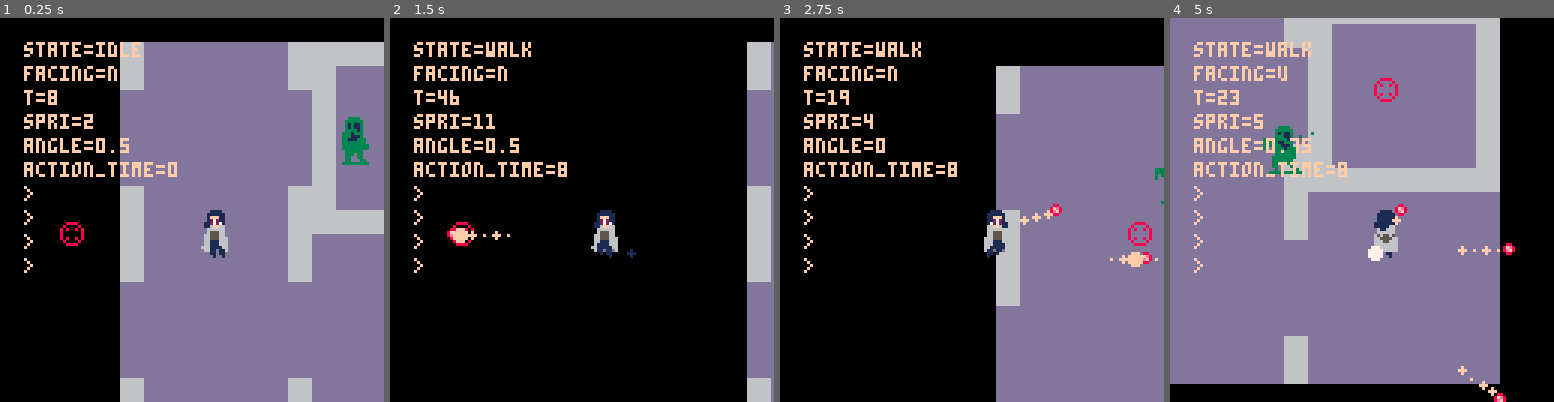
Above: before the commit, frames 1-4 (left to right).
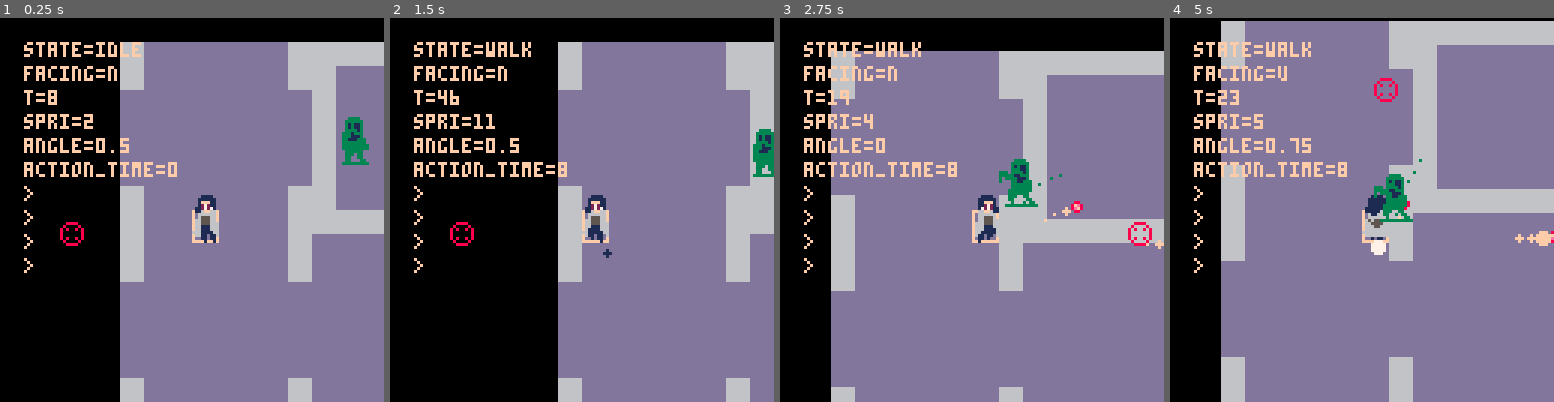
Above: after the commit, the same moments.

Repository: holson1/ffs-game-jam-2021
Game: PICO-8 cartridge build/game_jam.p8
Two runs of this game, one before a commit and one after it. Both use one fixed random seed, a clock stepped at 60 frames per second and the inputs below.
Inputs:
- Up to frame 1 (0.25 s): no input
- Up to frame 2 (1.5 s): tap X (X key) at 0.33, 1.07 s; tap O (Z key) at 0.7 s
- Up to frame 3 (2.75 s): hold Right 1.6-2.1 s; tap O (Z key) at 1.7, 2.1, 2.5 s; tap X (X key) at 1.85 s; hold Up 2.15-2.42 s; hold Right from 2.47 s (still down)
- Up to frame 4 (5 s): tap O (Z key) every 0.4 s from 2.9 to 4.9 s; tap X (X key) at 2.97, 4.08 s; release Right at 3.03 s; hold Left 3.08-3.58 s; hold Down 3.63-3.97 s; hold Right 4.02-4.68 s; hold Up from 4.73 s (still down)

The runs differ from the first frame. In frame 1, 1.0% of the frame differs, in the area x 50-60%, y 46-63%; in frame 2, 49%; in frame 3, 47%; in frame 4, 49%, in the area x 0-100%, y 0-100%.

Commit message:
basic collision

Diff:
--- a/build/game_jam.p8
+++ b/build/game_jam.p8
@@ -429,6 +429,10 @@
     local char={
         x=32,
         y=64,
+        w=8,
+        h=10,
+        xshift=-3,
+        yshift=-5,
         dx=0,
         dy=0,
         last_dx=0,
@@ -476,7 +480,8 @@
         update=update_char,
 
         draw=function(self)
-            spr(self.spr,self.x,self.y,2,2,self.flip)
+            rect(self.x, self.y, self.x + self.w, self.y + self.h)
+            spr(self.spr,self.x + self.xshift,self.y + self.yshift,2,2,self.flip)
         end
     }
     return char
@@ -579,12 +584,31 @@
     local new_xpos = _char.x + _char.dx
     local new_ypos = _char.y + _char.dy
 
-…(4 lines of a section not shown)…
-    _char.x+=_char.dx
-    _char.y+=_char.dy
+    -- to check collision, look at all the walls around the character
+    -- if the new position would overlap with a wall,
+    -- don't update the position and just return
+
+    -- get the map cell at each bound
+    local collision_left = new_xpos \ 8
+    local collision_right = (new_xpos + _char.w) \ 8
+    local collision_up = (new_ypos \ 8)
+    local collision_down = ((new_ypos + _char.h) \ 8)
+
+    local collide = true
+    if map[collision_up][collision_left].flag == 1 then
+    elseif map[collision_up][collision_right].flag == 1 then
+    elseif map[collision_down][collision_right].flag == 1 then
+    elseif map[collision_down][collision_left].flag == 1 then
+    else
+        collide = false
+    end
+
+    -- TODO: allow for movement along walls
+    if collide then
+    else
+        _char.x+=_char.dx
+        _char.y+=_char.dy
+    end
 
     if _char.dx > friction then
         _char.dx -= friction
@@ -683,6 +707,16 @@
 
 floor = {
     spr=095,
+    flag=0
+}
+
+highlighted_wall = {
+    spr=111,
+    flag=1
+}
+
+highlighted_floor = {
+    spr=111,
     flag=0
 }
 
@@ -804,14 +838,14 @@
 0000000000000000000000000000000000000000dd9991ddddbbb1dd000000000000000000000000000000000000000000000000ddddd777777ddddddddddddd
 0000000000000000000000000000000000000000dddddddddddddddd000000000000000000000000000000000000000000000000ddddd777777ddddddddddddd
 0000000000000000000000000000000000000000dddddddddddddddd000000000000000000000000000000000000000000000000ddddd777777ddddddddddddd
-00000000000000000000000000000000000000000000000000000000000000000000000000000000000000000000000000000000000000000000000000000000
-00000000000000000000000000000000000000000000000000000000000000000000000000000000000000000000000000000000000000000000000000000000
-00000000000000000000000000000000000000000000000000000000000000000000000000000000000000000000000000000000000000000000000000000000
-00000000000000000000000000000000000000000000000000000000000000000000000000000000000000000000000000000000000000000000000000000000
-00000000000000000000000000000000000000000000000000000000000000000000000000000000000000000000000000000000000000000000000000000000
-00000000000000000000000000000000000000000000000000000000000000000000000000000000000000000000000000000000000000000000000000000000
-00000000000000000000000000000000000000000000000000000000000000000000000000000000000000000000000000000000000000000000000000000000
-00000000000000000000000000000000000000000000000000000000000000000000000000000000000000000000000000000000000000000000000000000000
+00000000000000000000000000000000000000000000000000000000000000000000000000000000000000000000000000000000000000000000000022222222
+00000000000000000000000000000000000000000000000000000000000000000000000000000000000000000000000000000000000000000000000022222222
+00000000000000000000000000000000000000000000000000000000000000000000000000000000000000000000000000000000000000000000000022222222
+00000000000000000000000000000000000000000000000000000000000000000000000000000000000000000000000000000000000000000000000022222222
+00000000000000000000000000000000000000000000000000000000000000000000000000000000000000000000000000000000000000000000000022222222
+00000000000000000000000000000000000000000000000000000000000000000000000000000000000000000000000000000000000000000000000022222222
+00000000000000000000000000000000000000000000000000000000000000000000000000000000000000000000000000000000000000000000000022222222
+00000000000000000000000000000000000000000000000000000000000000000000000000000000000000000000000000000000000000000000000022222222
 00000000000000000000000000000000000000000000000000000000000000000000000000000000000000000000000000000000000000000000000000000000
 00000000000000000000000000000000000000000000000000000000000000000000000000000000000000000000000000000000000000000000000000000000
 00000000000000000000000000000000000000000000000000000000000000000000000000000000000000000000000000000000000000000000000000000000
--- a/src/char.lua
+++ b/src/char.lua
@@ -2,6 +2,10 @@
     local char={
         x=32,
         y=64,
+        w=8,
+        h=10,
+        xshift=-3,
+        yshift=-5,
         dx=0,
         dy=0,
         last_dx=0,
@@ -49,7 +53,8 @@
         update=update_char,
 
         draw=function(self)
-            spr(self.spr,self.x,self.y,2,2,self.flip)
+            rect(self.x, self.y, self.x + self.w, self.y + self.h)
+            spr(self.spr,self.x + self.xshift,self.y + self.yshift,2,2,self.flip)
         end
     }
     return char
@@ -152,12 +157,31 @@
     local new_xpos = _char.x + _char.dx
     local new_ypos = _char.y + _char.dy
 
-
-
-
-
-    _char.x+=_char.dx
-    _char.y+=_char.dy
+    -- to check collision, look at all the walls around the character
+    -- if the new position would overlap with a wall,
+    -- don't update the position and just return
+
+    -- get the map cell at each bound
+    local collision_left = new_xpos \ 8
+    local collision_right = (new_xpos + _char.w) \ 8
+    local collision_up = (new_ypos \ 8)
+    local collision_down = ((new_ypos + _char.h) \ 8)
+
+    local collide = true
+    if map[collision_up][collision_left].flag == 1 then
+    elseif map[collision_up][collision_right].flag == 1 then
+    elseif map[collision_down][collision_right].flag == 1 then
+    elseif map[collision_down][collision_left].flag == 1 then
+    else
+        collide = false
+    end
+
+    -- TODO: allow for movement along walls
+    if collide then
+    else
+        _char.x+=_char.dx
+        _char.y+=_char.dy
+    end
 
     if _char.dx > friction then
         _char.dx -= friction
--- a/src/map2.lua
+++ b/src/map2.lua
@@ -13,6 +13,16 @@
 
 floor = {
     spr=095,
+    flag=0
+}
+
+highlighted_wall = {
+    spr=111,
+    flag=1
+}
+
+highlighted_floor = {
+    spr=111,
     flag=0
 }
 
